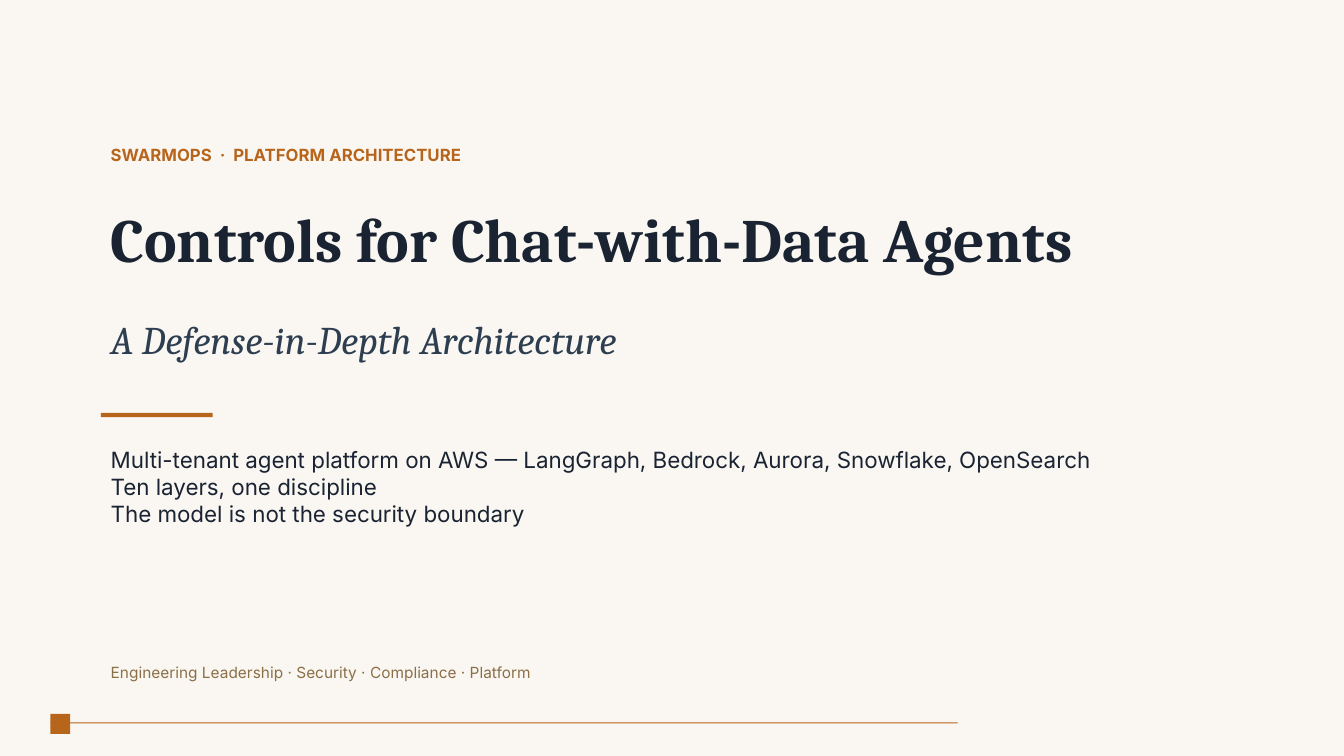
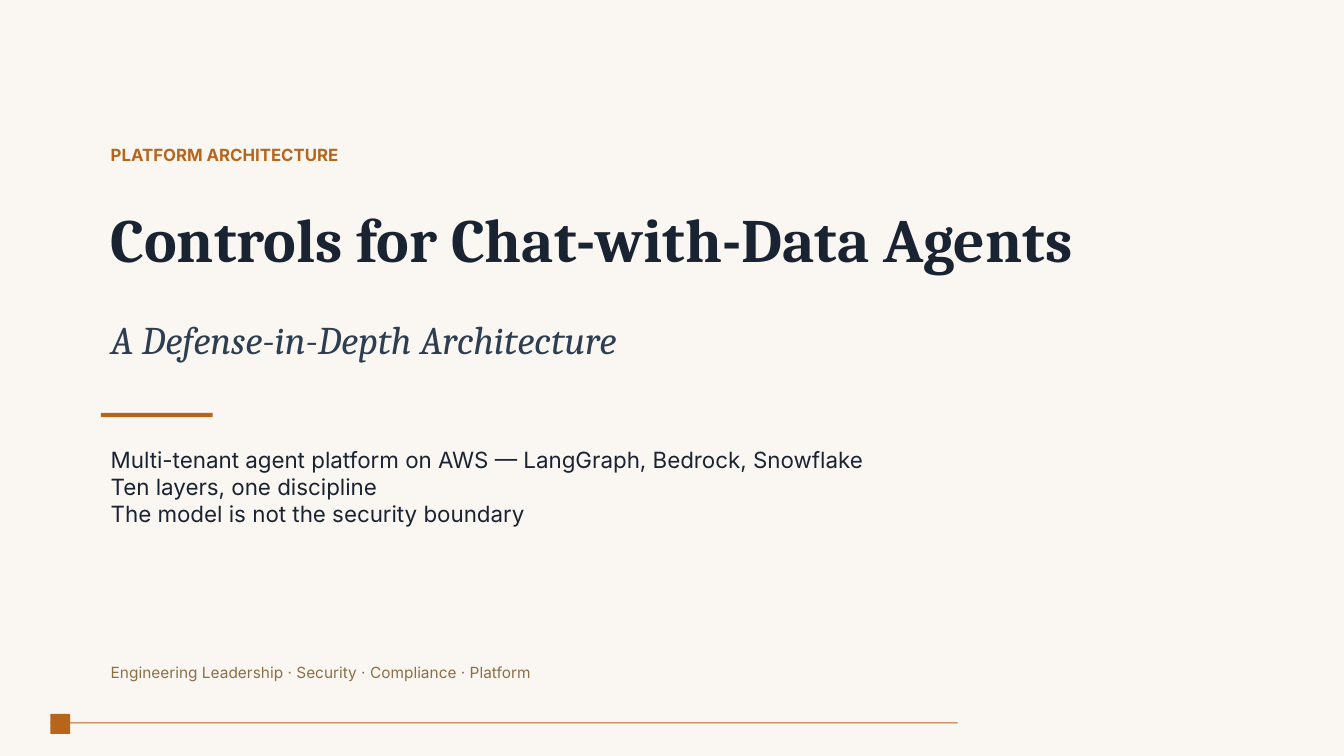
Before and after one commit to srsubramanian/AgentHub-Starter, a slide deck: slide 1 of Claude-by-Anthropic-for-PowerPoint.pptx. Drawn at 1344x756 pixels with LibreOffice and Linux fonts; fonts in the diff are those of the drawing. Boxes give left, top, right and bottom in pixels: in the first picture for what was removed or moved away, otherwise in the second. Text is boxed around its words. In the diff, an @@ line names an element or a change of style, - is before the commit and + after.

```diff
--- a/Claude-by-Anthropic-for-PowerPoint.pptx
+++ b/Claude-by-Anthropic-for-PowerPoint.pptx
@@ text at (111, 148, 339, 161): text changed @@
-SWARMOPS · PLATFORM ARCHITECTURE
+PLATFORM ARCHITECTURE
@@ text at (111, 451, 863, 527): text changed @@
-Multi-tenant agent platform on AWS — LangGraph, Bedrock, Aurora, Snowflake, OpenSearch
-Ten layers, one discipline
-The model is not the security boundary
+Multi-tenant agent platform on AWS — LangGraph, Bedrock, Snowflake
+Ten layers, one discipline
+The model is not the security boundary
```
Also in this commit, not shown: 9 other slides changed, 10 slides removed, 2 other files.
